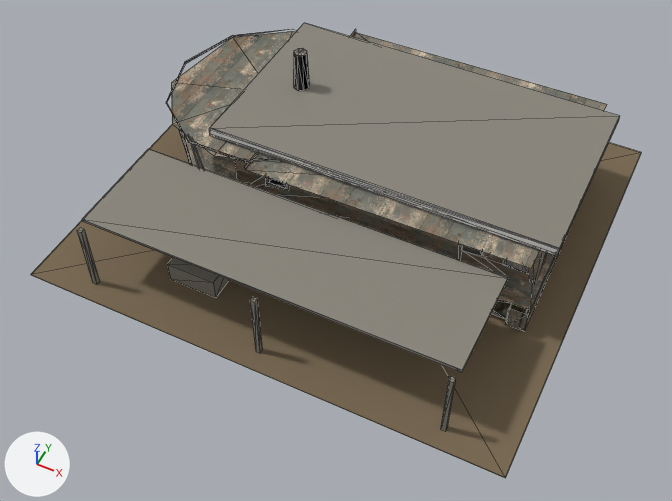
One commit to the glTF model assets/dist/dweller_building_workshop/lod1.glb: the scene before it, then after it.
Rendered twice from a 50 mm camera at (12.3, -26.4, 29.9) aimed at (0.6, -3.0, 0.5). The axes (+X, +Y, +Z) are drawn at lower left. The lights are the same throughout. The older version comes first. Mesh edges are drawn as thin lines. Vertices at exactly the same position are counted once.

Objects in the first picture: 'dweller_building_workshop'.
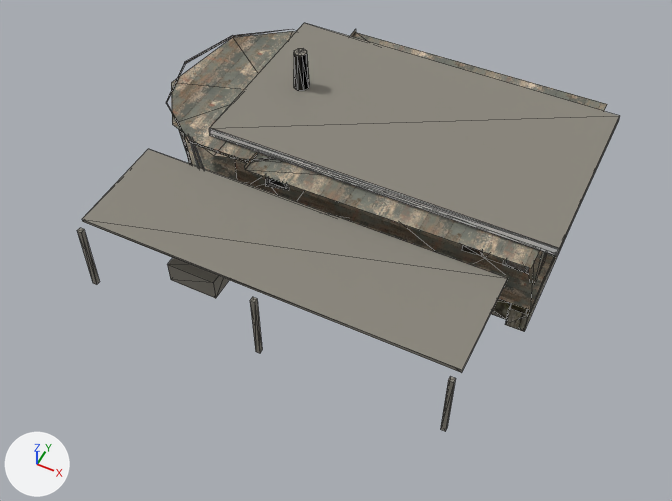
Location of each change, (x1, y1, x2, y2) in pixels of the pictures (672 x 501 px; the box of a moved part takes in the faces that stretch with it):
'dweller_building_workshop', reshaped (11% narrower, 10% shorter)
    before: (31, 23, 641, 478)
    after: (77, 23, 620, 431)
part 1 of me_dweller_building_workshop, deleted (brown)
    before: (31, 125, 641, 478)
part 2 of me_dweller_building_workshop, moved or reshaped
    both: (257, 184, 546, 282)

Edits to the bpy script that builds the scene:
```text
Change me_dweller_building_workshop:
    used by ob_dweller_building_workshop; location = (0.0, 0.0, 0.0)
    remove me_dweller_building_workshop.from_pydata(...)  # 509 vertices, 746 faces; spans x -10.5..10.5, y -9.5..9.5, z 0.0..6.2
    remove me_dweller_building_workshop.materials.append(mat_dirt)  # brown #7a6a52
    add me_dweller_building_workshop.from_pydata(...)  # 507 vertices, 746 faces; spans x -9.3..9.4, y -8.7..8.7, z 0.0..6.2
    me_dweller_building_workshop part 1: the loose piece of 8 vertices spanning x -10.5..10.5, y -9.5..9.5, z 0.0 is deleted
    me_dweller_building_workshop part 2
    1 vertex is removed from x 5.2, y -1.7, z 4.2
    35 faces are deleted
    6 vertices are added at (-5.0, 3.1, 1.9), (1.6, 5.4, 3.4), (-5.3, -3.2, 0.3), (0.8, 6.5, 1.3), (-2.3, -1.8, 0.6), (-0.5, -1.8, 4.2)
    5 new faces join them, mat_frame_wood (picture img_frame_wood_diffuse)
    12 new faces join them, mat_plank_grey (picture img_plank_grey_diffuse)
    1 new face joins them, mat_roof (picture img_roof_diffuse)
    27 new faces join them, mat_wall_paint (picture img_wall_paint_diffuse)
    other edits to the shape of me_dweller_building_workshop do not show in these pictures
```
